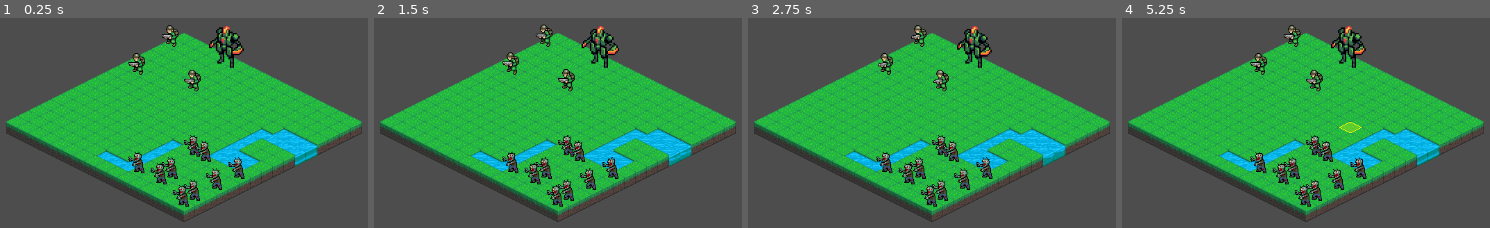
Above: before the commit, frames 1-4 (left to right).
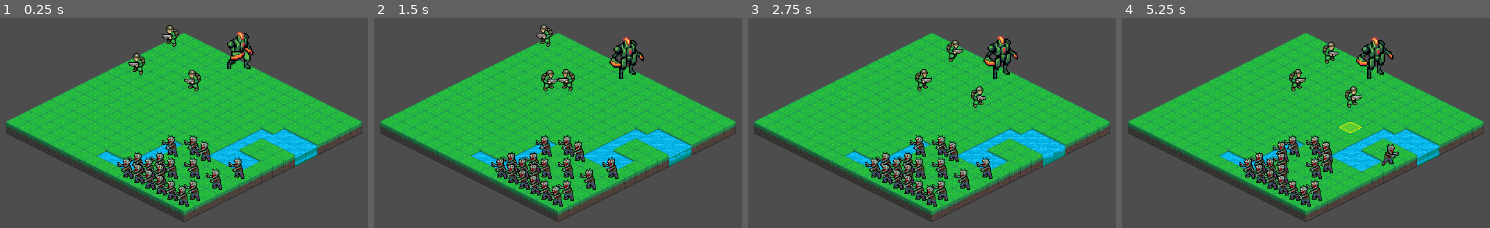
Above: after the commit, the same moments.

Repository: Tekknobot/MEKIII
Game: Godot game, scene res://scenes/Game.tscn
Same seed, same stepped clock (60 frames per second), same inputs: the game is played once before the commit and once after it.
Inputs (mouse positions are in pixels of both pictures, inside the frame that each line leads up to):
- Up to frame 1 (0.25 s): no input
- Up to frame 2 (1.5 s): move the mouse to (734, 110) at 0.52 s; click (734, 110) at 0.67 s; drag from (399, 154) to (517, 223) at 1.27 s
- Up to frame 3 (2.75 s): move the mouse to (1012, 34) at 2.02 s; click (1012, 34) at 2.17 s
- Up to frame 4 (5.25 s): drag from (1265, 223) to (outside the picture) at 2.77 s; move the mouse to (outside the picture) at 3.52 s; click (outside the picture) at 3.67 s; drag from (outside the picture) to (1184, 20) at 4.27 s; move the mouse to (1346, 133) at 5.02 s; click (1346, 133) at 5.17 s

The runs differ from the first frame. In frame 1, 3.5% of the frame differs, in the area x 31-70%, y 3-88%; in frame 2, 4.5%; in frame 3, 5.5%; in frame 4, 7.1%, in the area x 31-76%, y 3-88%.

Commit message:
Integrate auto battler

Diff:
--- a/scenes/Game.tscn
+++ b/scenes/Game.tscn
@@ -18,6 +18,7 @@
 [ext_resource type="Texture2D" uid="uid://b2b8iier8i5b7" path="res://sprites/Tiles_UI/mek3/2x2_cursor.png" id="12_7ua8r"]
 [ext_resource type="Texture2D" uid="uid://cchkas5ebl2h5" path="res://sprites/Tiles_UI/mek3/1x1_attack.png" id="14_vjgi4"]
 [ext_resource type="Texture2D" uid="uid://ck7ob82qmu1po" path="res://sprites/Tiles_UI/mek3/2x2_attack.png" id="15_kyk2p"]
+[ext_resource type="Script" uid="uid://c5qxy87uee84f" path="res://scripts/turnmanager.gd" id="19_45i86"]
 
 [sub_resource type="TileSetAtlasSource" id="TileSetAtlasSource_g4kob"]
 texture = ExtResource("11_2rd6h")
@@ -133,6 +134,7 @@
 [node name="Game" type="Node2D"]
 script = ExtResource("1_400sg")
 mech_count = 1
+zombie_count = 18
 human_scene = ExtResource("2_s0nni")
 mech_scene = ExtResource("3_aug50")
 zombie_scene = ExtResource("4_kyk2p")
@@ -172,3 +174,7 @@
 script = ExtResource("8_400sg")
 map_width = 16
 map_height = 16
+
+[node name="TurnManager" type="Node2D" parent="."]
+script = ExtResource("19_45i86")
+map = NodePath("..")
--- a/scenes/zombie.tscn
+++ b/scenes/zombie.tscn
@@ -186,6 +186,7 @@
 
 [node name="Unit" type="Node2D"]
 script = ExtResource("1_o6twh")
+team = 1
 
 [node name="AnimatedSprite2D" type="AnimatedSprite2D" parent="."]
 sprite_frames = SubResource("SpriteFrames_0pyg8")
--- a/scripts/game.gd
+++ b/scripts/game.gd
@@ -998,3 +998,115 @@
 		select_unit(null)
 	if hovered_unit == u:
 		set_hovered_unit(null)
+
+func get_units(team_id: int) -> Array[Unit]:
+	var out: Array[Unit] = []
+	for child in units_root.get_children():
+		var u := child as Unit
+		if u != null and u.team == team_id:
+			out.append(u)
+	return out
+
+func get_enemies_of(u: Unit) -> Array[Unit]:
+	return get_units(Unit.Team.ENEMY if u.team == Unit.Team.ALLY else Unit.Team.ALLY)
+
+func nearest_enemy(u: Unit) -> Unit:
+	var enemies := get_enemies_of(u)
+	if enemies.is_empty():
+		return null
+
+	var best: Unit = null
+	var best_d := 999999
+	for e in enemies:
+		var d := _attack_distance(u, e)
+		if d < best_d:
+			best_d = d
+			best = e
+	return best
+
+func perform_attack(attacker: Unit, target: Unit) -> void:
+	if attacker == null or target == null:
+		return
+	if is_moving_unit or is_attacking_unit:
+		return
+	if not is_instance_valid(attacker) or not is_instance_valid(target):
+		return
+
+	# range check (footprint vs footprint)
+	if _attack_distance(attacker, target) > attacker.attack_range:
+		return
+
+	is_attacking_unit = true
+	_set_facing_from_world_delta(attacker, attacker.global_position, target.global_position)
+
+	var anim_name := _get_attack_anim_name(attacker)
+	var repeats = max(attacker.attack_repeats, 1)
+
+	for i in range(repeats):
+		if not is_instance_valid(target):
+			break
+
+		await _play_anim_and_wait(attacker, anim_name)
+
+		# IMPORTANT: await so death animation can play safely
+		await target.take_damage(1)
+
+		# if it died, stop
+		if not is_instance_valid(target):
+			break
+
+		await _flash_unit(target)
+
+	_play_idle(attacker)
+	is_attacking_unit = false
+
+func perform_move(u: Unit, dest: Vector2i) -> void:
+	if u == null:
+		return
+	if is_moving_unit or is_attacking_unit:
+		return
+	if not is_instance_valid(u):
+		return
+
+	var from_origin := get_unit_origin(u)
+
+	if _is_big_unit(u):
+		dest = snap_origin_for_unit(dest, u)
+
+	if not _can_stand(u, dest):
+		return
+
+	# update occupancy
+	for c in u.footprint_cells(from_origin):
+		if grid.is_occupied(c) and grid.occupied[c] == u:
+			grid.occupied.erase(c)
+
+	for c in u.footprint_cells(dest):
+		grid.set_occupied(c, u)
+
+	u.grid_pos = dest
+	unit_origin[u] = dest
+
+	# animate
+	var target_pos := cell_to_world_for_unit(dest, u)
+	is_moving_unit = true
+
+	var from_pos := u.global_position
+	_set_facing_from_world_delta(u, from_pos, target_pos)
+	_play_anim(u, "move")
+
+	if move_tween != null and move_tween.is_valid():
+		move_tween.kill()
+
+	move_tween = create_tween()
+	move_tween.set_trans(Tween.TRANS_SINE)
+	move_tween.set_ease(Tween.EASE_IN_OUT)
+	move_tween.tween_property(u, "global_position", target_pos, 0.6)
+
+	await move_tween.finished
+
+	u.global_position = target_pos
+	u.update_layering()
+	_play_idle(u)
+
+	is_moving_unit = false
--- /dev/null
+++ b/scripts/turnmanager.gd
@@ -0,0 +1,91 @@
+extends Node
+class_name TurnManager
+
+@export var map: NodePath # drag your Map node here in inspector
+@export var start_on_ready := true
+@export var think_delay := 0.15
+
+var M
+
+func _ready() -> void:
+	M = get_node(map)
+	if start_on_ready:
+		await get_tree().process_frame
+		start_battle()
+
+func start_battle() -> void:
+	_run_battle()
+
+func _run_battle() -> void:
+	# Fire-and-forget coroutine style
+	_battle_loop()
+
+func _battle_loop() -> void:
+	while true:
+		# win/lose check
+		var allies = M.get_units(Unit.Team.ALLY)
+		var enemies = M.get_units(Unit.Team.ENEMY)
+
+		if allies.is_empty():
+			print("ZOMBIES WIN")
+			return
+		if enemies.is_empty():
+			print("ALLIES WIN")
+			return
+
+		# ALLY TURN
+		for u in allies:
+			if not is_instance_valid(u): continue
+			await _unit_take_ai_turn(u)
+			await get_tree().create_timer(think_delay).timeout
+
+		# ENEMY TURN
+		enemies = M.get_units(Unit.Team.ENEMY) # refresh
+		for u in enemies:
+			if not is_instance_valid(u): continue
+			await _unit_take_ai_turn(u)
+			await get_tree().create_timer(think_delay).timeout
+
+
+func _unit_take_ai_turn(u: Unit) -> void:
+	var target: Unit = M.nearest_enemy(u)
+	if target == null:
+		return
+
+	# 1) If already in range -> attack
+	if M._attack_distance(u, target) <= u.attack_range:
+		await M.perform_attack(u, target)
+		return
+
+	# 2) Otherwise move toward target
+	var start = M.get_unit_origin(u)
+	if M._is_big_unit(u):
+		start = M.snap_origin_for_unit(start, u)
+
+	var reachable = M.compute_reachable_origins(u, start, u.move_range)
+	if reachable.is_empty():
+		return
+
+	var goal = M.get_unit_origin(target)
+	if M._is_big_unit(target):
+		goal = M.snap_origin_for_unit(goal, target)
+
+	var best = start
+	var best_d := 999999
+	for cell in reachable:
+		var d = abs(cell.x - goal.x) + abs(cell.y - goal.y)
+		if d < best_d:
+			best_d = d
+			best = cell
+
+	if best != start:
+		await M.perform_move(u, best)
+
+	# 3) IMPORTANT: After moving, check range again and attack
+	if not is_instance_valid(u):
+		return
+	if not is_instance_valid(target):
+		return
+
+	if M._attack_distance(u, target) <= u.attack_range:
+		await M.perform_attack(u, target)
--- a/scripts/unit.gd
+++ b/scripts/unit.gd
@@ -15,6 +15,9 @@
 
 var grid_pos := Vector2i.ZERO
 const Z_UNITS := 2000
+
+enum Team { ALLY, ENEMY }
+@export var team: Team = Team.ALLY
 
 func _ready():
 	hp = max_hp
Not shown: 1 places in scenes/Game.tscn that only renumber resources
Not shown, added: scripts/turnmanager.gd.uid
